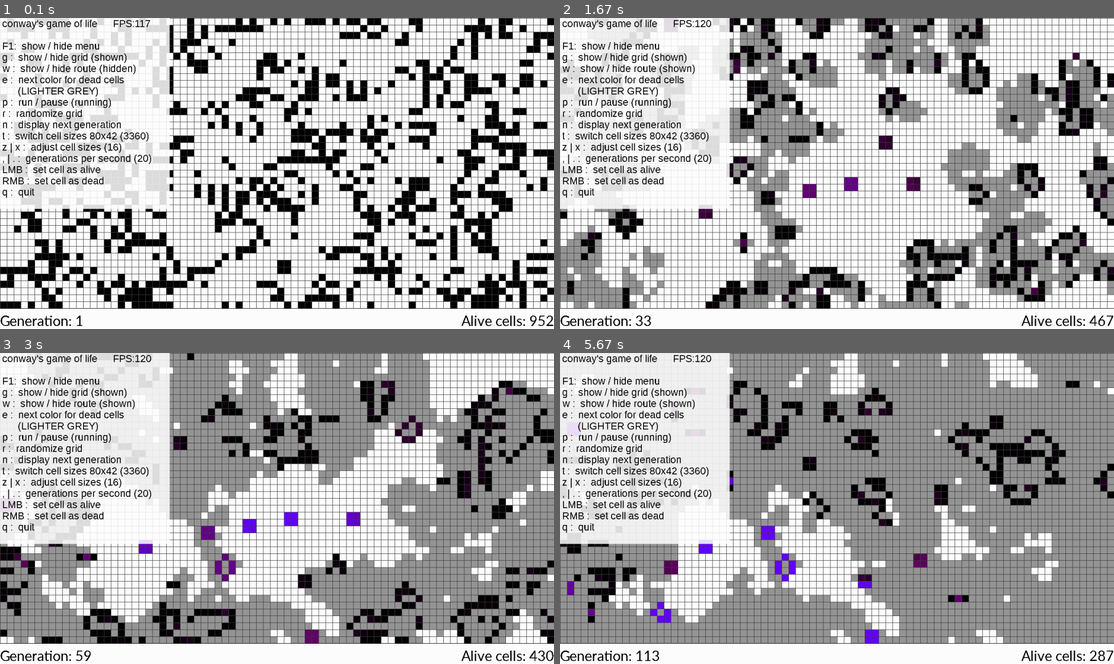
Above: before the commit, frames 1-4 (two rows, left to right).
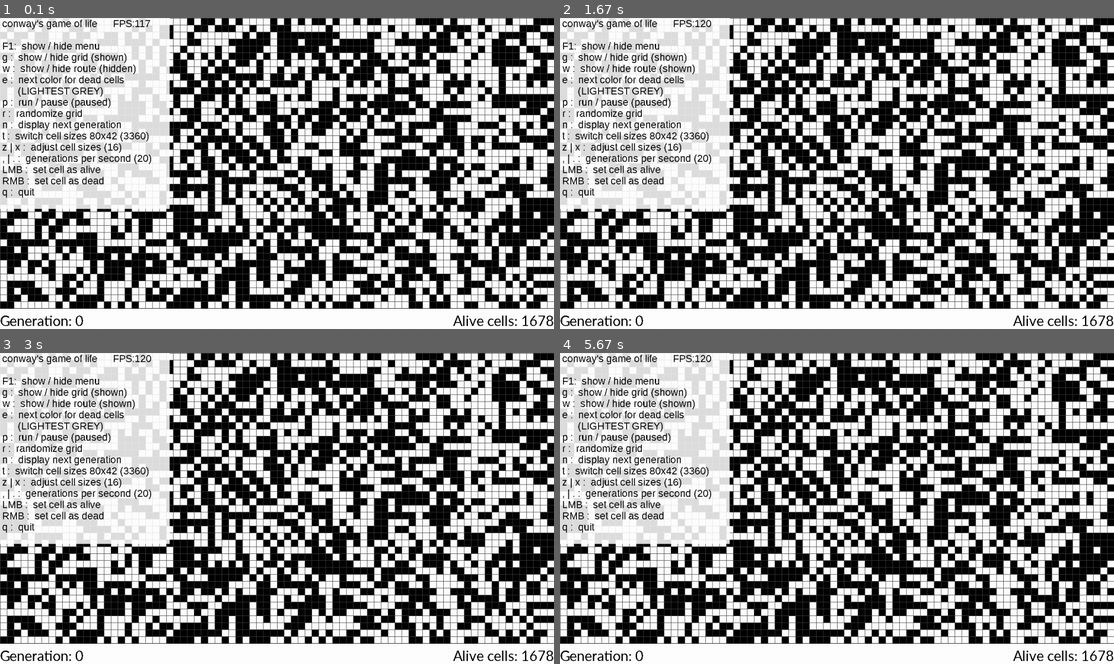
Above: after the commit, the same moments.

Repository: mzebrak/pygame-conways-game-of-life
Game: pygame game, started from game/__main__.py
The game is run twice, just before and just after one commit, with the same random seed, the same clock (stepped at 60 frames per second) and the same inputs.
Inputs (mouse positions are in pixels of both pictures, inside the frame that each line leads up to):
- Up to frame 1 (0.1 s): no input
- Up to frame 2 (1.67 s): click (814, 185) at 0.38 s; tap Enter at 0.67 s; click (665, 245) at 1.05 s; tap W at 1.33 s
- Up to frame 3 (3 s): click (144, 446) at 1.72 s
- Up to frame 4 (5.67 s): click (748, 405) at 3.05 s; click (981, 480) at 3.38 s; click (1008, 502) at 3.72 s; click (953, 452) at 4.05 s; click (676, 449) at 4.38 s; click (859, 496) at 4.72 s; click (676, 489) at 5.05 s; click (753, 598) at 5.38 s

The runs differ from the first frame. In frame 1, 41% of the frame differs, in the area x 0-100%, y 0-100%; in frame 2, 53%; in frame 3, 61%; in frame 4, 68%.

Commit message:
loading pattern from file added

Diff:
--- a/game/ArgsParser.py
+++ b/game/ArgsParser.py
@@ -19,9 +19,13 @@
         par.add_argument('-H', '--height', metavar='INT', type=int, default=0,
                          help='startup screen height',
                          required=False)
+        par.add_argument('-F', '--file', metavar='PATH', type=str, default=None,
+                         help='relative path from __main__ to the folder with the file,  ex. ../patterns/glider.txt',
+                         required=False)
         args = vars(par.parse_args())
         self.size = args['size']
         self.fps = args['fps']
         self.gens = args['gens_per_sec']
-        self.w = args['width']
-        self.h = args['height']
+        self.width = args['width']
+        self.height = args['height']
+        self.file = args['file']
--- a/game/Cell.py
+++ b/game/Cell.py
@@ -4,12 +4,12 @@
 
 class Cell(pg.sprite.Sprite):
     def __init__(self, game: GameOfLife, cell_size: int, x: int, y: int, color: (int, int, int) = None,
-                 alive: bool = None):
+                 alive: bool = False):
         super().__init__(game.sprites)
         self.image = pg.Surface([cell_size, cell_size])
         self.rect = self.image.get_rect()
         self.rect.topleft = (x * cell_size, y * cell_size)
-        self.alive, self.color = None, None
+        self.alive = self.color = None
 
         if color:
             self.revive(color) if alive else self.kill(color)
--- a/game/GameOfLife.py
+++ b/game/GameOfLife.py
@@ -3,7 +3,8 @@
 
 
 class GameOfLife:
-    def __init__(self, cell_size: int = 0, fps: int = 0, gens_per_sec: int = 0, width: int = 0, height: int = 0):
+    def __init__(self, cell_size: int = 0, fps: int = 0, gens_per_sec: int = 0, width: int = 0, height: int = 0,
+                 file_path: str = None):
         """
         :param cell_size: Length of the side of a square cell (px)
         :param fps: Framerate cap
@@ -29,25 +30,55 @@
         self.new_gen_event = pg.USEREVENT + 1
         pg.time.set_timer(self.new_gen_event, int(1000 / self.gens_per_sec))
         self.dead_color = next(COLORS_CYCLE)
-        self.paused = False
+        self.sprites = self.grid_width = self.grid_height = self.margin_x = self.grid_image = self.cells = \
+            self.generation = self.font_info = self.font_help = self.f1_menu_width = self.f1_line_height = None
         self.show_route = False
         self.show_grid = True
         self.show_menu = True
-        self.sprites = self.grid_width = self.grid_height = self.margin_x = self.grid_image = self.cells = \
-            self.generation = self.font_info = self.font_help = self.f1_menu_width = self.f1_line_height = None
-        self.new()
-
-    def new(self, action: str = None):
+        self.paused = True
+        file_path and self.load_from_file(file_path)
+        self.new(file=file_path)
+
+    def load_from_file(self, file: str):
+        try:
+            with open(file) as f:
+                content = [line.strip() for line in f]
+        except FileNotFoundError:
+            print(f'File \'{file}\' was not found!')
+            quit()
+        if not all(len(line.strip()) == len(content[0].strip()) for line in content):
+            print(f'Error in loading from file - one of the lines is of a different width than the others!')
+            quit()
+
+        content = list(map(list, zip(*content)))
+        self.generation = 0
+        self.sprites = pg.sprite.Group()
+        self.cell_size = int(min(self.width / len(content), (self.height - MENU_HEIGHT) / len(content[0])))
+        if len(content) > len(content[0]):
+            self.grid_width = len(content)
+            self.grid_height = int((self.height - MENU_HEIGHT) / self.cell_size)
+        else:
+            self.grid_width = int(self.width / self.cell_size)
+            self.grid_height = len(content[0])
+
+        self.cells = [[Cell(self, self.cell_size, x, y, color=BLACK, alive=True)
+                       if x < len(content) and y < len(content[0]) and int(content[x][y])
+                       else Cell(self, self.cell_size, x, y, color=WHITE)
+                       for y in range(self.grid_height)] for x in range(self.grid_width)]
+
+    def new(self, action: str = None, file: str = None):
         """
         Called when it is necessary to recreate the grid
         :param action: This parameter is just passed to the create_list function
-        """
-        self.sprites = pg.sprite.Group()
-        self.grid_width = int(self.width / self.cell_size)
-        self.grid_height = int((self.height - MENU_HEIGHT) / self.cell_size)
+        :param file: path to the pattern file or None
+        """
+        if not file:
+            self.sprites = pg.sprite.Group()
+            self.grid_width = int(self.width / self.cell_size)
+            self.grid_height = int((self.height - MENU_HEIGHT) / self.cell_size)
+            self.create_list(action)
         self.margin_x = int((self.width - self.grid_width * self.cell_size) / 2)
         self.grid_image = pg.Surface((self.grid_width * self.cell_size + 1, self.grid_height * self.cell_size + 1))
-        self.create_list(action)
         self.calculate_font_sizes()
         self.screen.fill(WHITE)  # when size changed there might be black stripe
 
@@ -60,14 +91,14 @@
         if action == 'DECREASED':
             # extend the existing list by copying cells from the old list and adding new dead cells to the rest of
             # the indexes
-            self.cells = [[Cell(self, self.cell_size, x, y, alive=self.cells[x][y].alive, color=self.cells[x][y].color)
+            self.cells = [[Cell(self, self.cell_size, x, y, color=self.cells[x][y].color, alive=self.cells[x][y].alive)
                            if x < len(self.cells) and y < len(self.cells[0])
-                           else Cell(self, self.cell_size, x, y, alive=False, color=WHITE)
+                           else Cell(self, self.cell_size, x, y, color=WHITE)
                            for y in range(self.grid_height)] for x in range(self.grid_width)]
         elif action == 'INCREASED':
             # copy bigger list to the smaller one (so copies only cells which will fit into the new one) - by new lower
             # indexes - grid_width and grid_height
-            self.cells = [[Cell(self, self.cell_size, x, y, alive=self.cells[x][y].alive, color=self.cells[x][y].color)
+            self.cells = [[Cell(self, self.cell_size, x, y, color=self.cells[x][y].color, alive=self.cells[x][y].alive)
                            for y in range(self.grid_height)] for x in range(self.grid_width)]
         else:
             # just create new list of cells with random states
--- a/game/Settings.py
+++ b/game/Settings.py
@@ -14,7 +14,6 @@
 
 COLORS = [LIGHTEST_GREY, LIGHTER_GREY, LIGHT_GREY, WHITE]
 COLORS_CYCLE = cycle(COLORS)
-DEAD_COLOR = next(COLORS_CYCLE)
 
 # Game settings
 FPS = 144
--- a/game/__main__.py
+++ b/game/__main__.py
@@ -2,4 +2,5 @@
 from ArgsParser import ArgsParser
 
 args = ArgsParser()
-GameOfLife(cell_size=args.size, fps=args.fps, gens_per_sec=args.gens, width=args.w, height=args.h).run()
+GameOfLife(cell_size=args.size, fps=args.fps, gens_per_sec=args.gens, width=args.width, height=args.height,
+           file_path=args.file).run()
--- /dev/null
+++ b/patterns/glider.txt
@@ -0,0 +1,14 @@
+00000000000000000000000000000000000000000000000000
+00000000000000000000000000000000000000000000001000
+00000000000000000000000000000000000000000000001010
+00000000000000000000000000000000000000000000001100
+00000000000000000000000000000000000000000000000000
+00000000000000000000000000000000000000000000000000
+00000000000000000000000000000000000000000000000000
+00000000000000000000000000000000000000000000000000
+00000000000000000000000000000000000000000000000000
+00000000000000000000000000000000000000000000000000
+00000000000000000000000000000000000000000000000000
+00000000000000000000000000000000000000000000000000
+00000000000000000000000000000000000000000000000000
+00000000000000000000000000000000000000000000000000
